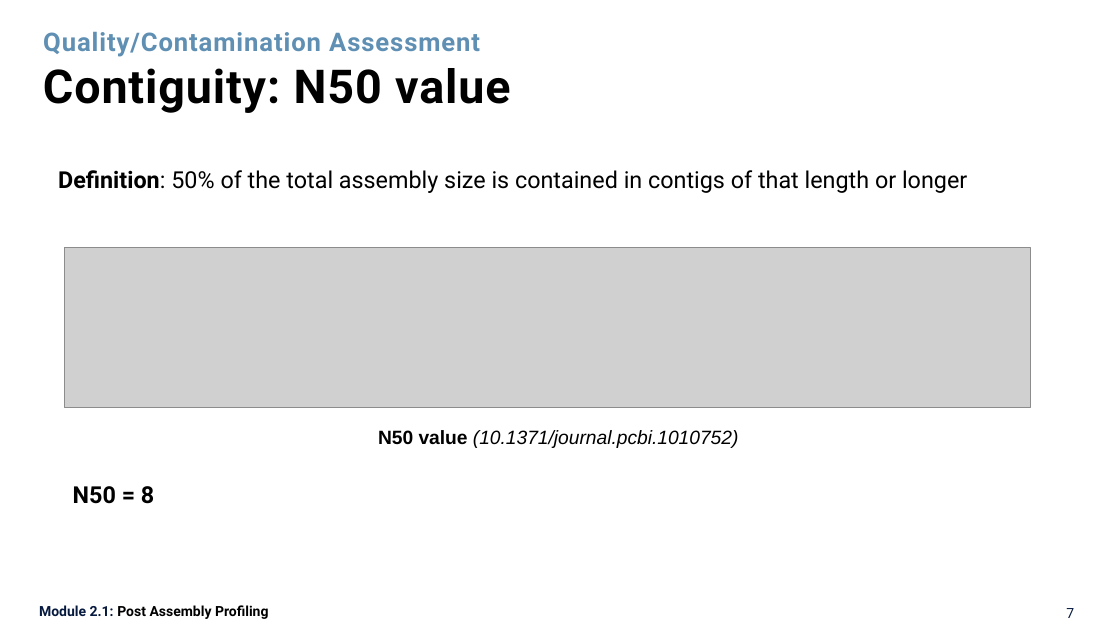
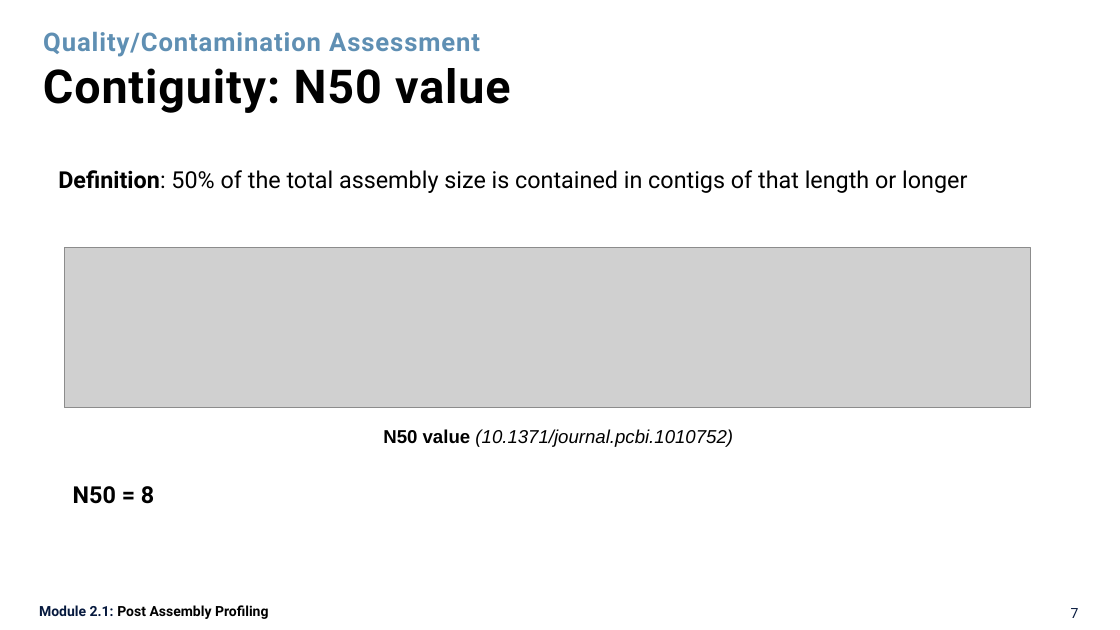
Before and after one commit to quynhnpn-oucru/MicroGen-2026, a slide deck: slide 7 of day-2_quynhnpn/instructions/presentations/microgen2026_postassembly_quynhnpn.pptx. Drawn at 1120x630 pixels with LibreOffice and Linux fonts; fonts in the diff are those of the drawing; grey boxes stand for pictures. Boxes give left, top, right and bottom in pixels: in the first picture for what was removed or moved away, otherwise in the second. Text is boxed around its words. In the diff, an @@ line names an element or a change of style, - is before the commit and + after.

```diff
--- a/day-2_quynhnpn/instructions/presentations/microgen2026_postassembly_quynhnpn.pptx
+++ b/day-2_quynhnpn/instructions/presentations/microgen2026_postassembly_quynhnpn.pptx
@@ text "N50 value (10.1371/journal.pcbi.1010752)" at [383, 429, 733, 447]: size 16.5 to 16 pt @@
@@ page number: place and size @@
-page number at [1066, 608, 1074, 618]
+page number at [1071, 608, 1079, 618]
```
Also in this commit, not shown: 16 other slides changed, 1 other file.
